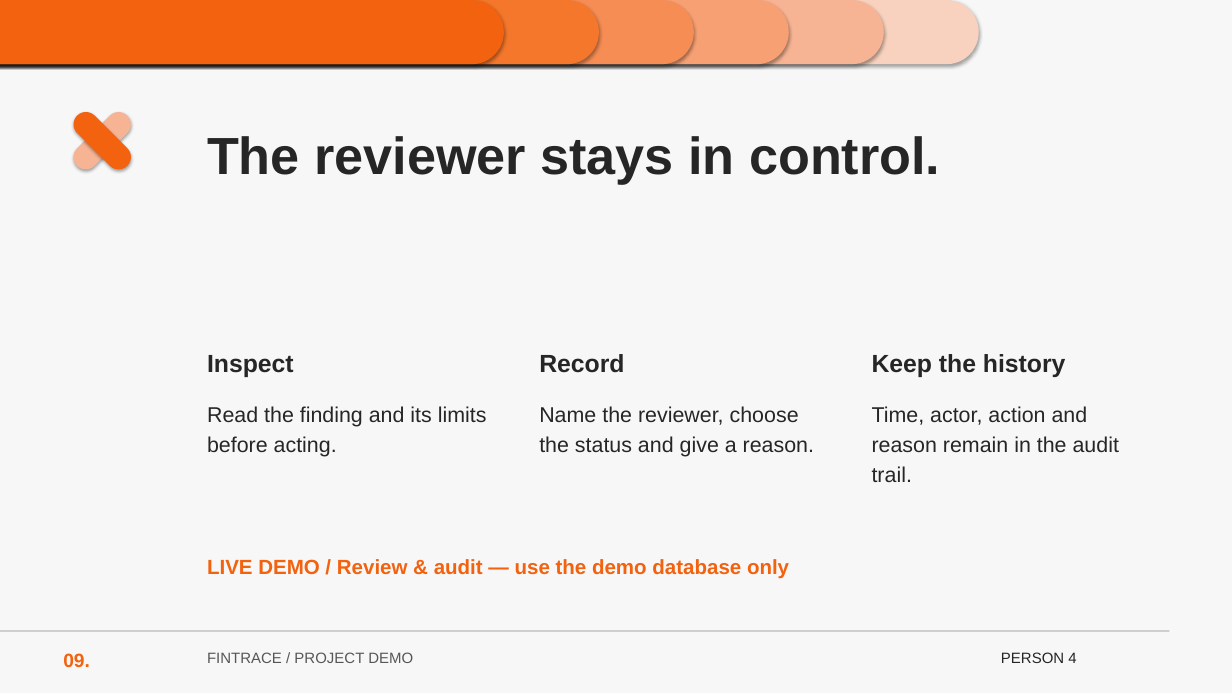
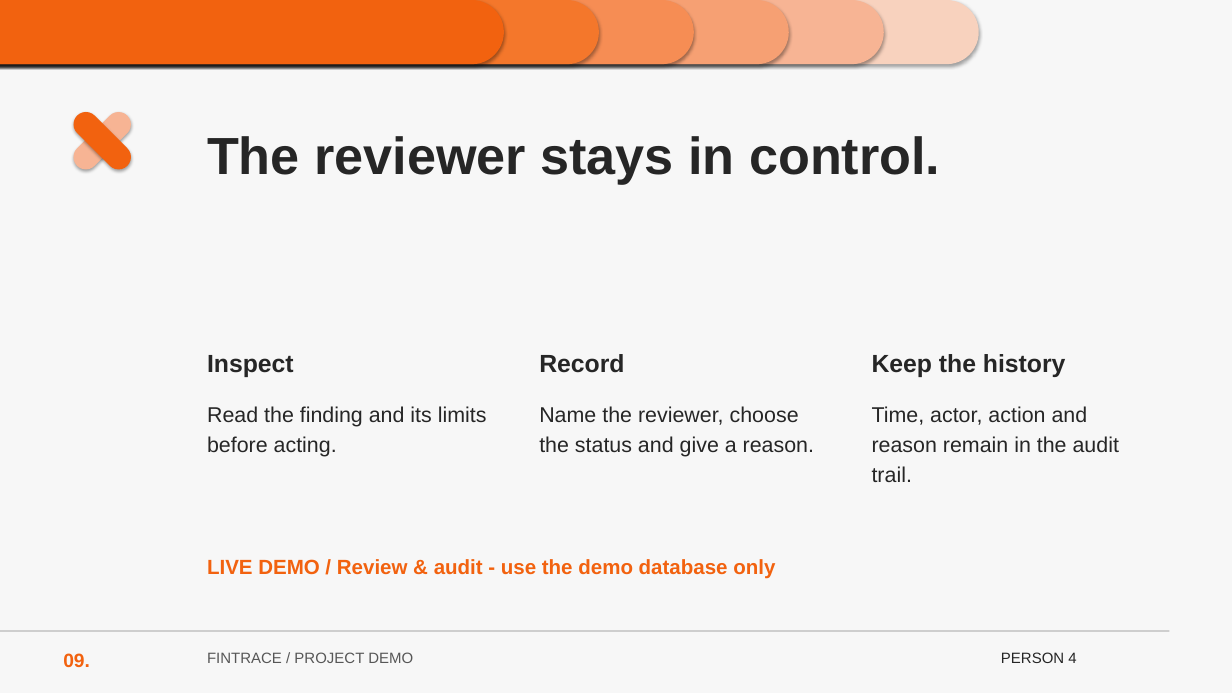
Before and after one commit to KnightFang36/FinTrace, a slide deck: slide 9 of docs/PRESENTATION.pptx. Drawn at 1232x693 pixels with LibreOffice and Linux fonts; fonts in the diff are those of the drawing. Boxes give left, top, right and bottom in pixels: in the first picture for what was removed or moved away, otherwise in the second. Text is boxed around its words. In the diff, an @@ line names an element or a change of style, - is before the commit and + after.

```diff
--- a/docs/PRESENTATION.pptx
+++ b/docs/PRESENTATION.pptx
@@ text at bbox=[207, 559, 775, 579]: text changed @@
-LIVE DEMO / Review & audit — use the demo database only
+LIVE DEMO / Review & audit - use the demo database only
```
Also in this commit, not shown: 4 other slides changed, 2 other files.
